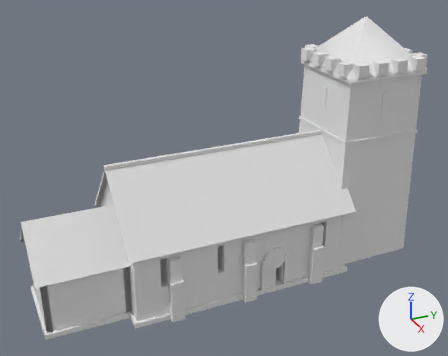
The OBJ model UnityProject/Assets/Art/Buildings/Church.obj: old version first, new version second.
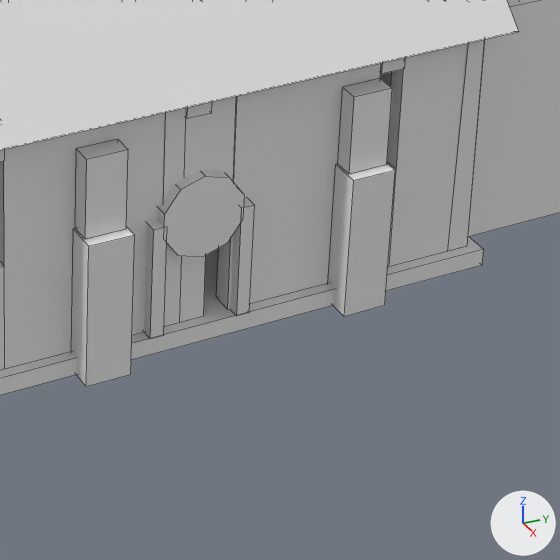
There are two pictures of each version: one whole from a 50 mm lens placed at (41.1, -18.5, 29.0), pointed at (0.5, -0.2, 8.7), one close up on the part from 50% to 82% of the width and 57% to 97% of the height. The lights are fixed; the arrows at lower right show +X, +Y and +Z. The older version's two pictures come first. The close-ups show mesh edges as thin lines. Where no turn or scale is listed for an object, it has been applied to the vertices. Vertices at exactly the same position are counted once.

The first close-up shows 'Church'.
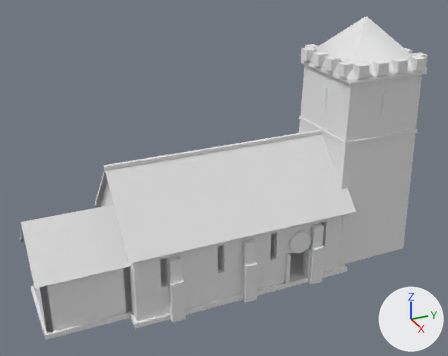
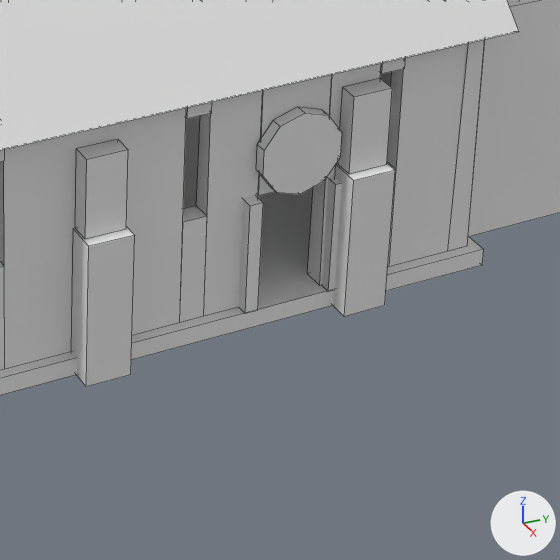
Boxes [x1, y1, x2, y2] around the edits, measured in the close-ups (560 x 560 px; the box of a moved part takes in the faces that stretch with it):
part 1 of me_church, moved or reshaped: before [163, 96, 237, 201]; after [258, 74, 332, 196]
part 2 of me_church, moved or reshaped: before [158, 170, 244, 257]; after [256, 107, 342, 194]
part 3 of me_church, moved or reshaped: before [230, 198, 255, 316]; after [322, 176, 342, 292]
part 4 of me_church, moved or reshaped: before [144, 220, 167, 339]; after [239, 196, 263, 314]
part 5 of me_church, reshaped: before [216, 63, 381, 310]; after [196, 63, 381, 316]

The change in detail:
me_church is used by ob_church; location (0.0, 0.0, 0.0).
Verts and faces of me_church; kept vertices keep their numbers, new ones are numbered from 675.
Before the commit, vertices of me_church: 61 (4.5, 3.1, 0.4) at pixel (227, 309), 62 (4.0, 3.1, 0.4) at pixel (216, 297), 65 (4.4, 3.1, 6.0), 66 (4.1, 3.1, 6.0), 75 (4.0, 2.5, 0.4).
Before the commit, vertices of me_church: 76 (4.5, 2.5, 0.4) at pixel (203, 316).
me_church had 675 vertices, 550 faces and spanned x -5.2..5.2, y -15.7..16.3, z 0.0..20.2.
me_church now has 681 vertices, 556 faces and spans x -5.2..5.2, y -15.7..16.3, z 0.0..20.2.
me_church part 1: the loose piece of 8 vertices spanning x 4.0..4.5, y 1.5..3.1, z 3.0..6.0 is moved by (0.0, 2.2, 0.0).
me_church part 2: the loose piece of 20 vertices spanning x 4.4..4.8, y 1.4..3.2, z 2.0..3.9 is moved by (0.1, 2.2, 0.9).
me_church part 3: the loose piece of 8 vertices spanning x 4.4..4.8, y 3.2..3.5, z 0.4..3.0 is moved by (0.0, 2.2, 0.0).
me_church part 4: the loose piece of 8 vertices spanning x 4.4..4.8, y 1.1..1.5, z 0.4..3.0 is moved by (0.0, 2.2, 0.0).
Part 5, on me_church:
Vertices 61, 62, 65, 66 move by (0.0, 2.2, 0.0).
New vertex 675 is at (4.0, 3.7, 0.4).
New vertex 676 is at (4.5, 3.7, 0.4).
New vertex 677 is at (4.1, 3.7, 6.0).
New vertex 678 is at (4.4, 3.7, 6.0).
New vertex 679 is at (4.4, 2.5, 6.0).
New vertex 680 is at (4.1, 2.5, 6.0).
New faces: (75, 675, 676, 76), (677, 680, 679, 678), (675, 677, 678, 676), (76, 676, 678, 679), (75, 76, 679, 680), (75, 680, 677, 675) (mat_walls (white #e7e7e7)).
